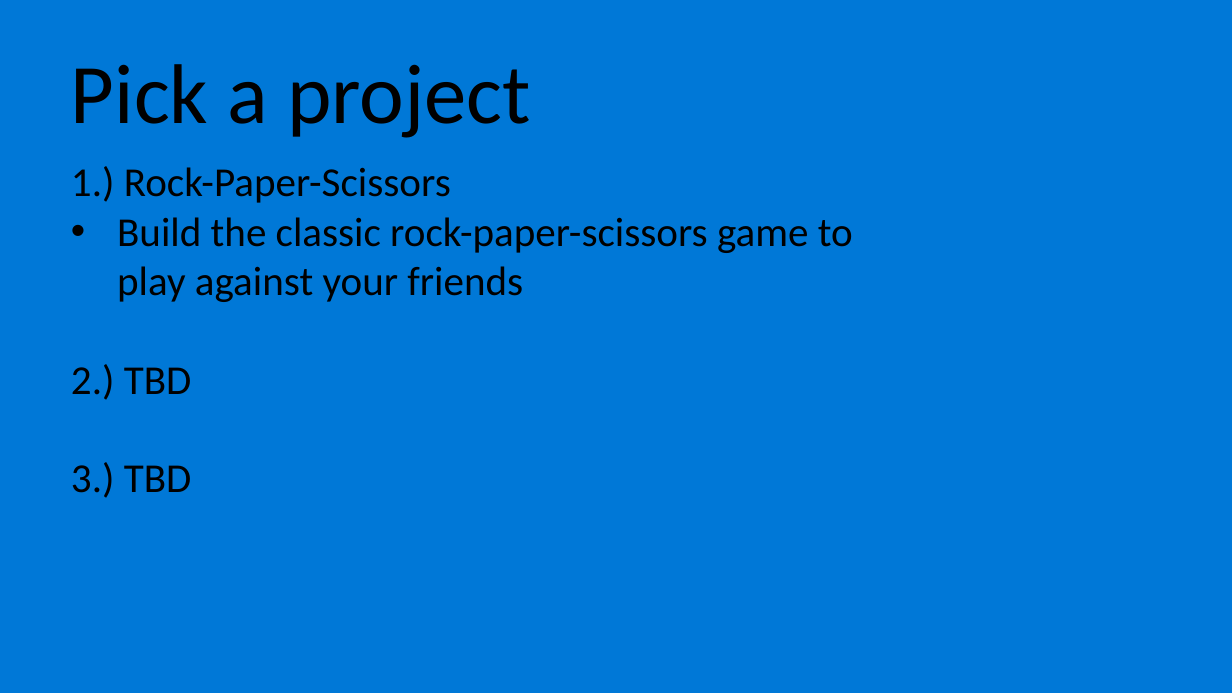
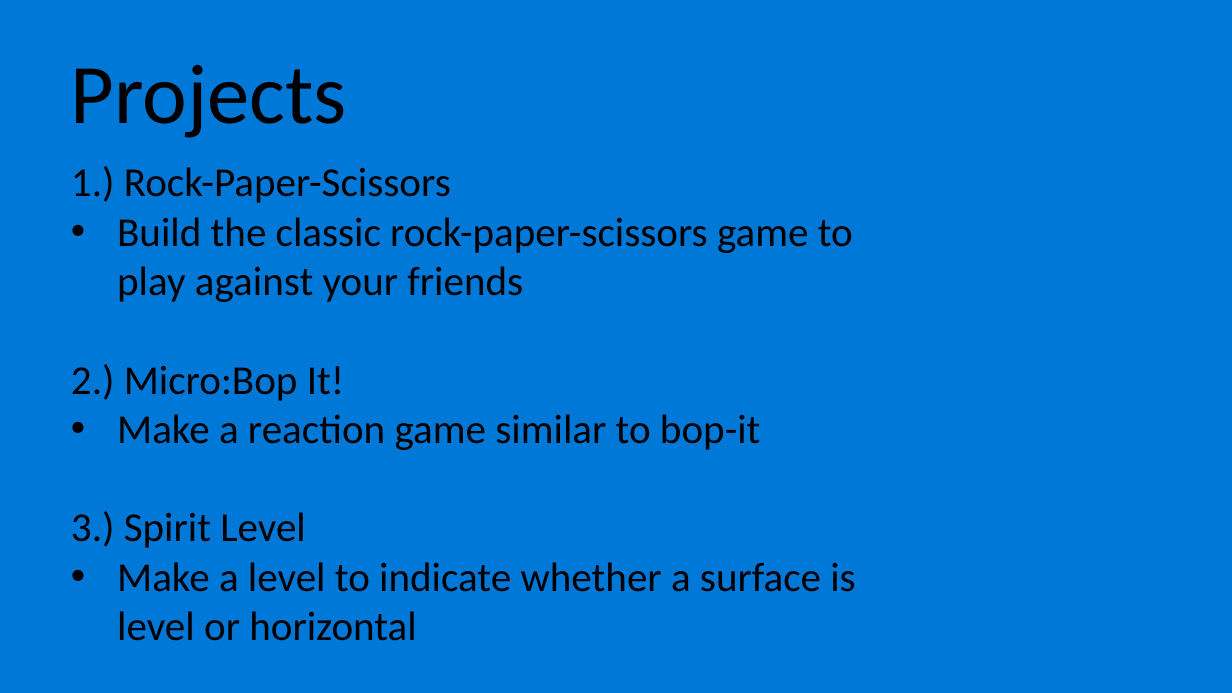
Before and after one commit to nicolehaugen/microbit, a slide deck: slide 7 of micro-bit-workshop.pptx. Drawn at 1232x693 pixels with LibreOffice and Linux fonts; fonts in the diff are those of the drawing. Boxes give left, top, right and bottom in pixels: in the first picture for what was removed or moved away, otherwise in the second. Text is boxed around its words. In the diff, an @@ line names an element or a change of style, - is before the commit and + after.

Commit message:
Updates

```diff
--- a/micro-bit-workshop.pptx
+++ b/micro-bit-workshop.pptx
@@ text at (71, 64, 347, 138): text changed @@
-Pick a project
+Projects
@@ text at (71, 364, 855, 641): text changed @@
-2.) TBD
-3.) TBD
+2.) Micro:Bop It!
+• Make a reaction game similar to bop-it
+3.) Spirit Level
+• Make a level to indicate whether a surface is level or horizontal
```
Also in this commit, not shown: 2 other slides changed.
